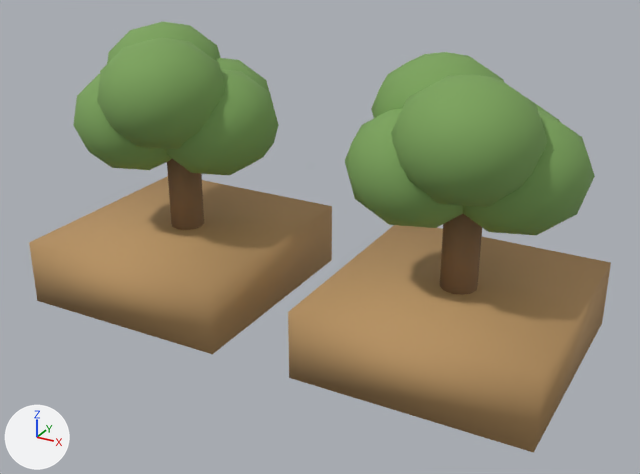
One commit to the Blender file assets/blender/prop-tree-nursery.blend: the scene before it, then after it.
Before and after are seen from a 50 mm lens placed at (1.41, -2.51, 1.56), pointed at (0.06, -0.05, 0.33). The lights are fixed; the arrows at lower left show +X, +Y and +Z. The first picture is the older version.

In view in the first picture: 'prop-tree-nursery_bark', 'prop-tree-nursery_leaf', 'prop-tree-nursery_wood'.
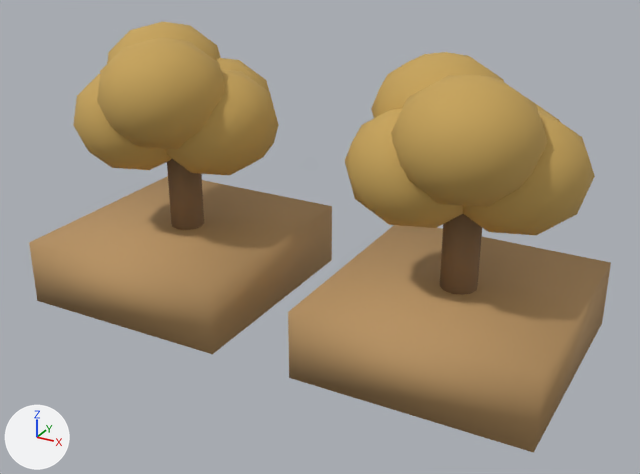
Pixel boxes (x1, y1, x2, y2) of what changed, in the pictures (640 x 474 px):
'prop-tree-nursery_leaf', recoloured (green to orange): (73, 22, 595, 235) in both

Patch to the scene script:
```diff
--- a/assets/blender/prop-tree-nursery.blend.py
+++ b/assets/blender/prop-tree-nursery.blend.py
@@ mat_leaf @@
 mat_leaf = principled_material('leaf')
-mat_leaf.base_color = (0.2, 0.37, 0.105)  # green #7ca45b
+mat_leaf.base_color = (0.57, 0.37, 0.1)  # orange #c7a459
 mat_leaf.roughness = 0.87
```
